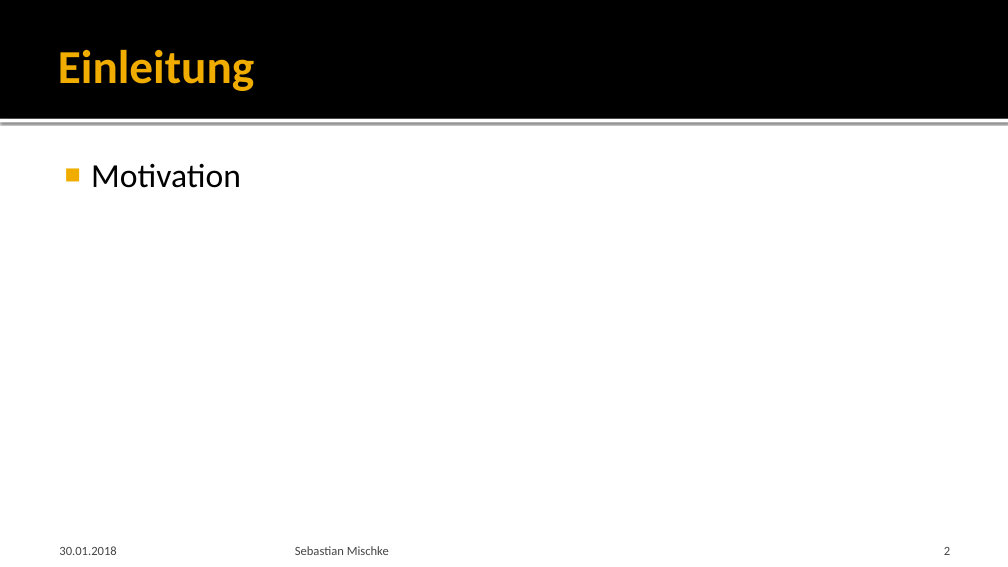
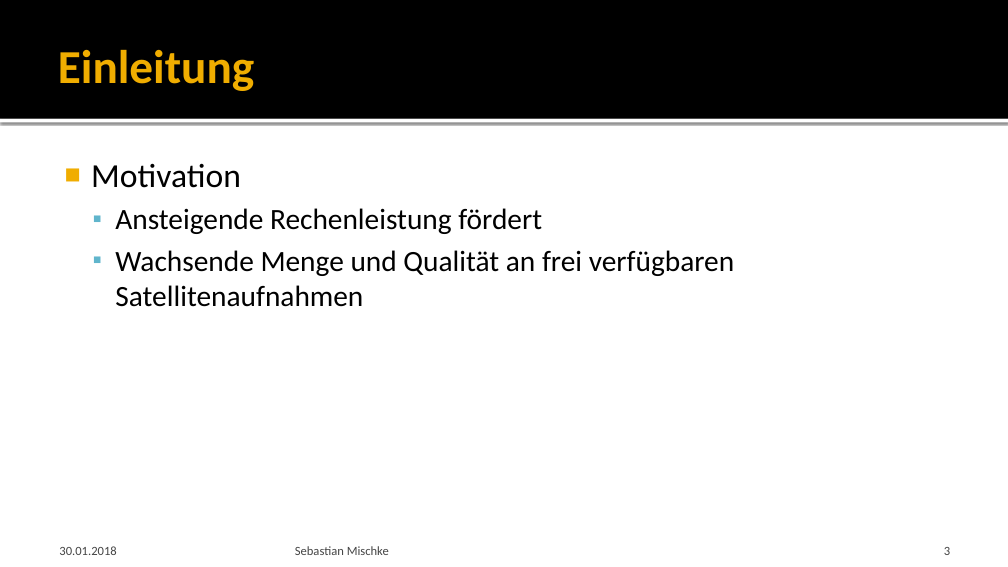
Before and after one commit to Saritus/bachelor-thesis, a slide deck: slide 3 of docs/verteidigung/Verteidigung.pptx (slide 2 before the commit). Drawn at 1008x567 pixels with LibreOffice and Linux fonts; fonts in the diff are those of the drawing; background and template pictures are left out. Boxes give left, top, right and bottom in pixels: in the first picture for what was removed or moved away, otherwise in the second. Text is boxed around its words. In the diff, an @@ line names an element or a change of style, - is before the commit and + after.

```diff
--- a/docs/verteidigung/Verteidigung.pptx
+++ b/docs/verteidigung/Verteidigung.pptx
@@ text at (x1=115, y1=208, x2=734, y2=307): paragraphs added @@
+  ▪ Ansteigende Rechenleistung fördert
+  ▪ Wachsende Menge und Qualität an frei verfügbaren Satellitenaufnahmen
@@ page number at (x1=944, y1=547, x2=950, y2=555): text changed @@
-2
+3
```
Also in this commit, not shown: 10 other slides changed, 1 slide added, 1 other file.
